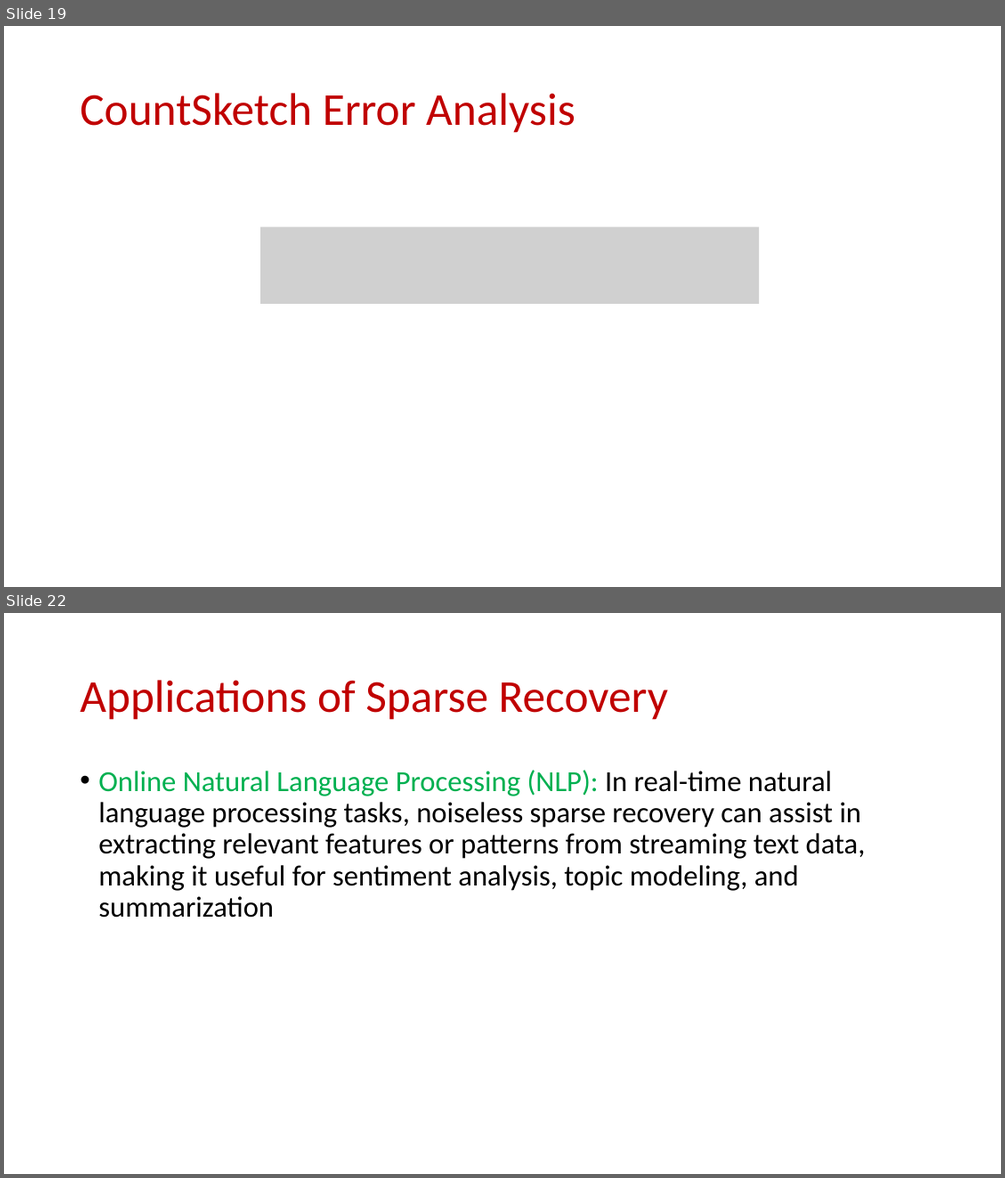
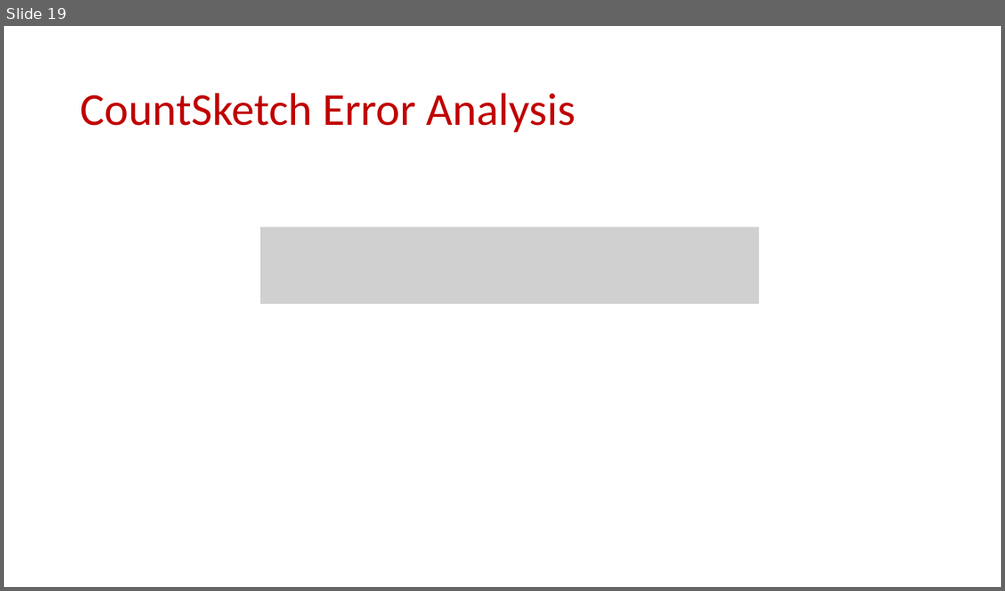
Before and after one commit to samsonzhou/samsonzhou.github.io, a slide deck: CSCE689-23/L13.pptx. Shown one above the other, each under a label of ours: slides 19 and 22 before the commit, slide 19 after it; the slides between them are not shown. The pictures are 1005x1178 and 1005x591 pixels, drawn with LibreOffice and Linux fonts; fonts in the diff are those of the drawing; grey boxes stand for pictures. Boxes give left, top, right and bottom in pixels: in the first picture for what was removed or moved away, otherwise in the second. Text is boxed around its words. In the diff, an @@ line names an element or a change of style, - is before the commit and + after.

```diff
--- a/CSCE689-23/L13.pptx
+++ b/CSCE689-23/L13.pptx
@@ slide 22 removed at (x1=4, y1=613, x2=1001, y2=1174), background #FFFFFF @@
@@ title removed at (x1=80, y1=680, x2=668, y2=720) @@
-Applications of Sparse Recovery
@@ text removed at (x1=98, y1=770, x2=866, y2=917) @@
-• Online Natural Language Processing (NLP): In real-time natural language processing tasks, noiseless sparse recovery can assist in extracting relevant features or patterns from streaming text data, making it useful for sentiment analysis, topic modeling, and summarization
```
Also in this commit, not shown: 1 slide added, 60 other slides removed, 3 other files.
